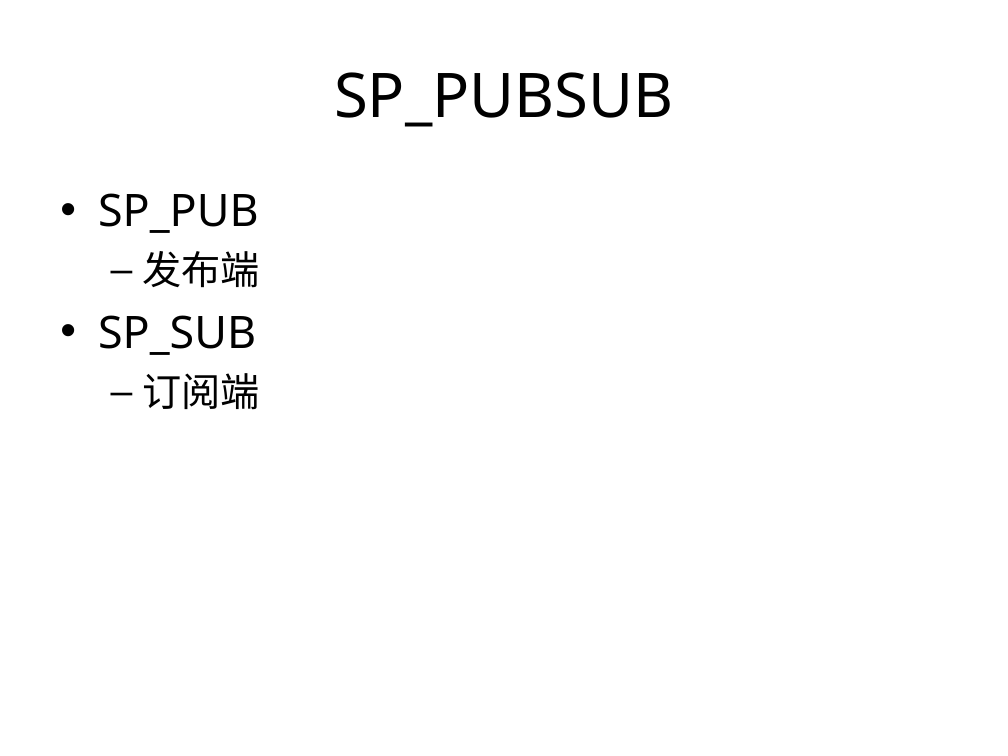
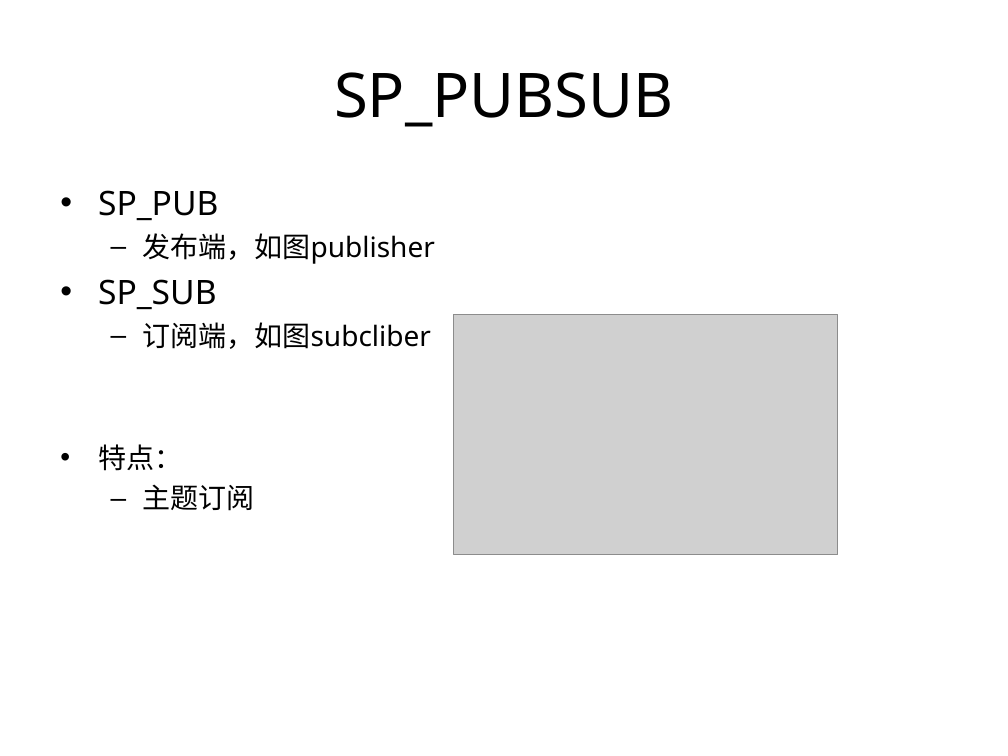
Before and after one commit to proxyio/xio, a slide deck: slide 22 of docs/PROXYIO.ppt (slide 21 before the commit). Drawn at 1008x756 pixels with LibreOffice and Linux fonts; fonts in the diff are those of the drawing; grey boxes stand for pictures. Boxes give left, top, right and bottom in pixels: in the first picture for what was removed or moved away, otherwise in the second. Text is boxed around its words. In the diff, an @@ line names an element or a change of style, - is before the commit and + after.

```diff
--- a/docs/PROXYIO.ppt
+++ b/docs/PROXYIO.ppt
@@ text at [98,190,218,310]: size 32 to 24 pt in "SP_PUB", "SP_SUB"; less space between paragraphs @@
@@ text at [142,233,435,264]: text changed; size 28 to 20 pt @@
-  – 发布端
+  – 发布端，如图publisher
@@ text at [98,322,431,511]: text changed; size 28 to 20 pt @@
-  – 订阅端
+  – 订阅端，如图subcliber
+• 特点：
+  – 主题订阅
@@ picture added at [454,314,838,555] @@
```
Also in this commit, not shown: 9 other slides changed, 4 slides added, 2 slides removed.
